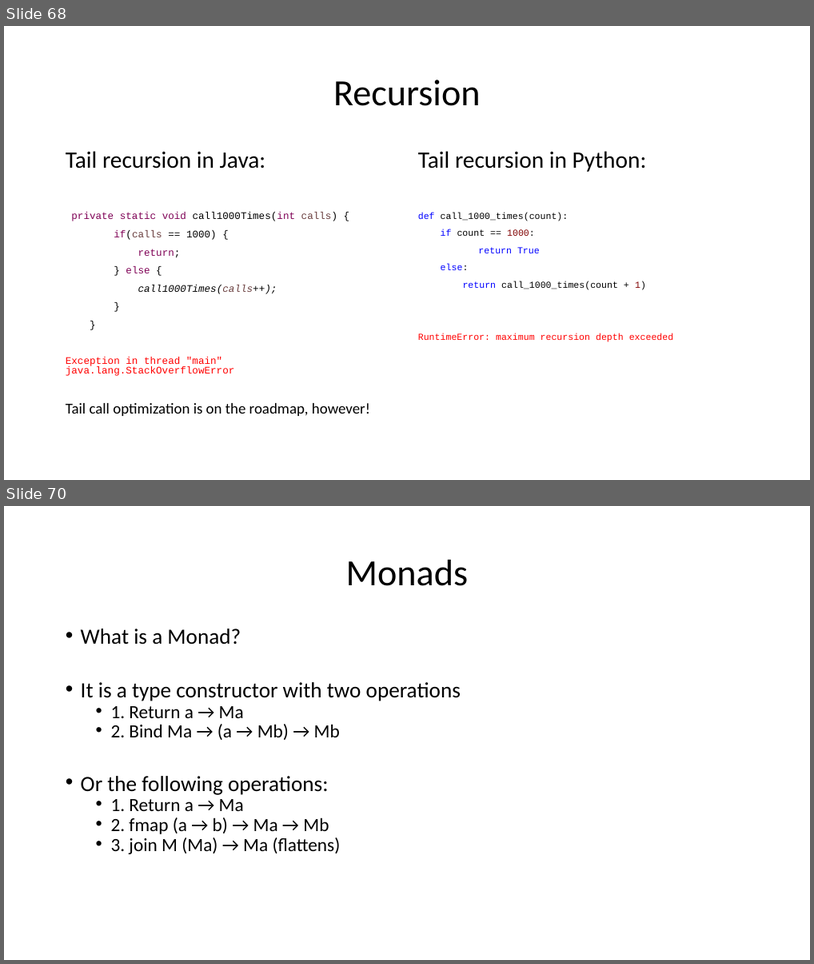
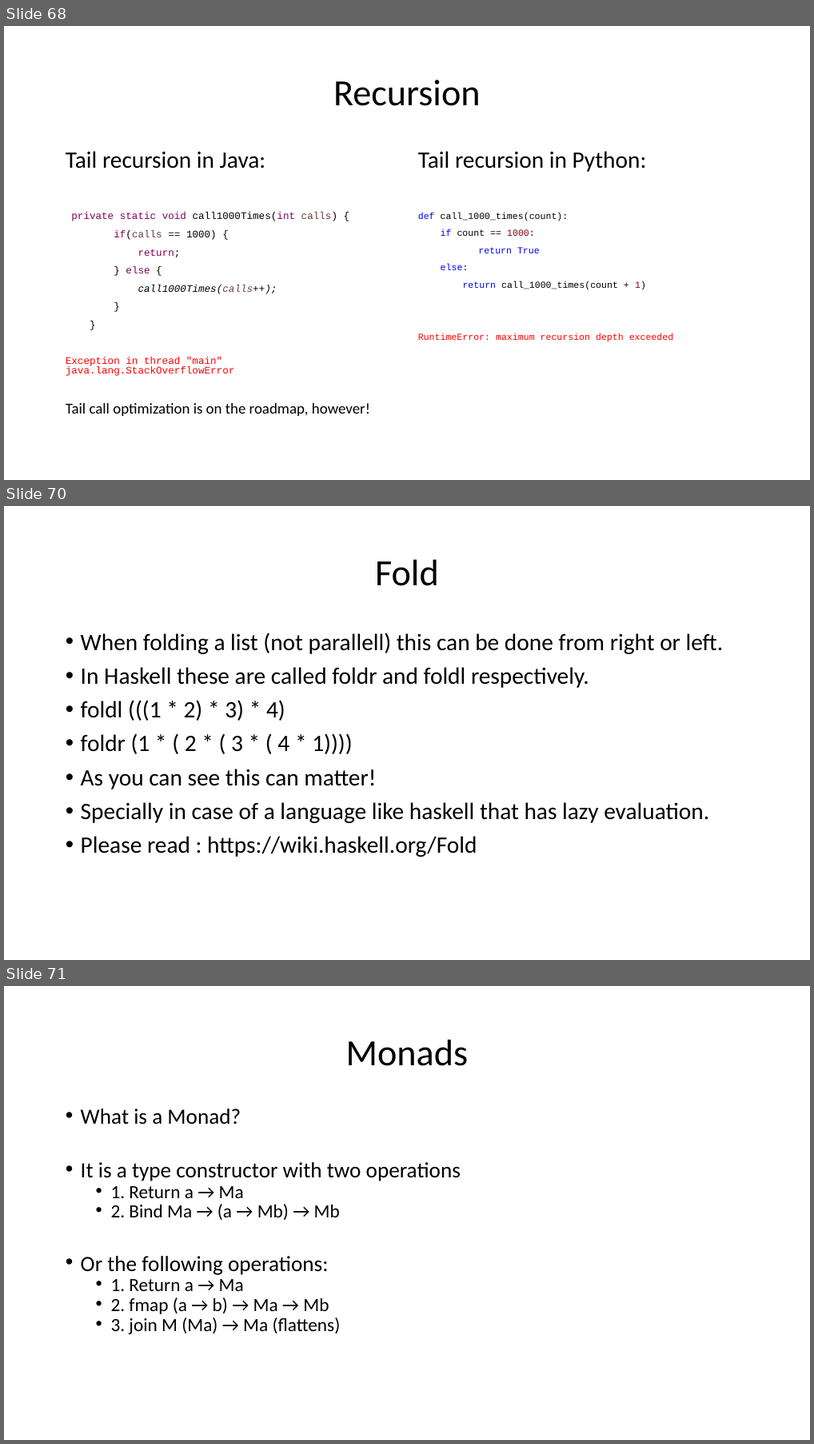
Before and after one commit to aludkiewicz/comparativefunc, a slide deck: presentation.pptx. Shown one above the other, each under a label of ours: slides 68 and 70 before the commit, slides 68, 70 and 71 after it; the slides between them are not shown. The pictures are 814x964 and 814x1444 pixels, drawn with LibreOffice and Linux fonts; fonts in the diff are those of the drawing. Boxes give left, top, right and bottom in pixels: in the first picture for what was removed or moved away, otherwise in the second. Text is boxed around its words. In the diff, an @@ line names an element or a change of style, - is before the commit and + after.

```diff
--- a/presentation.pptx
+++ b/presentation.pptx
@@ slide 70 added at (4, 506, 810, 960), background #FFFFFF @@
@@ title added at (375, 560, 439, 586), 44 pt, text #000000 @@
+Fold
@@ text added at (81, 632, 724, 856), 28 pt, text #000000 @@
+• When folding a list (not parallell) this can be done from right or left.
+• In Haskell these are called foldr and foldl respectively.
+• foldl (((1 * 2) * 3) * 4)
+• foldr (1 * ( 2 * ( 3 * ( 4 * 1))))
+• As you can see this can matter!
+• Specially in case of a language like haskell that has lazy evaluation.
+• Please read : https://wiki.haskell.org/Fold
@@ what was slide 70 is now slide 71 @@
```
Also in this commit, not shown: 8 slides changed, 3 other slides added.
